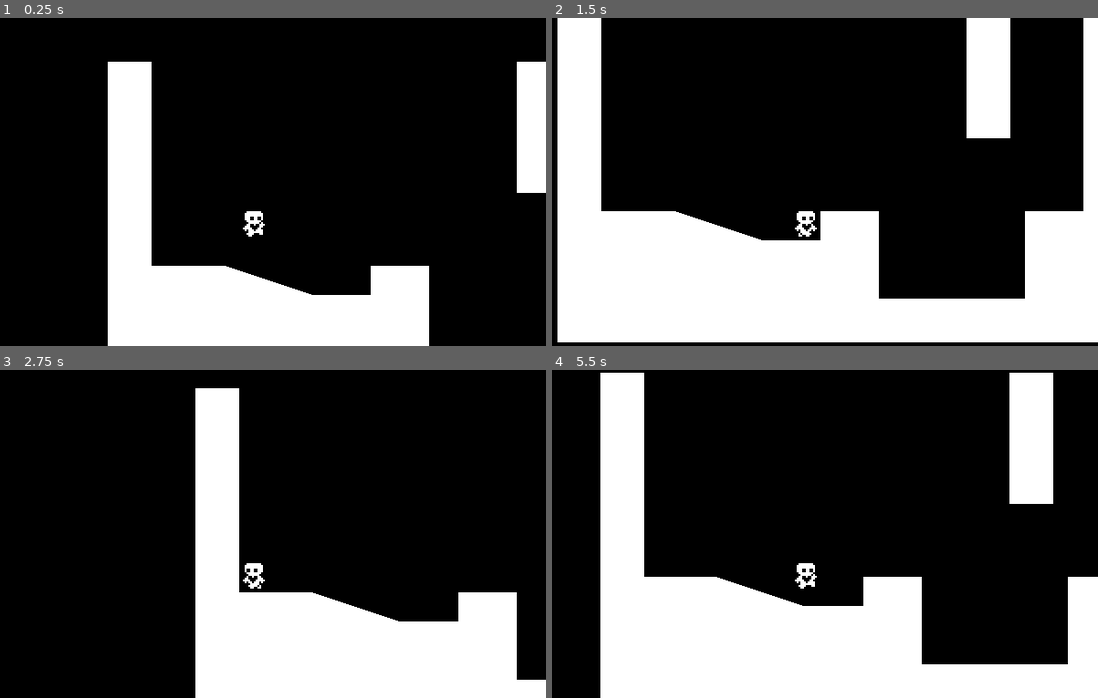
Above: before the commit, frames 1-4 (two rows, left to right).
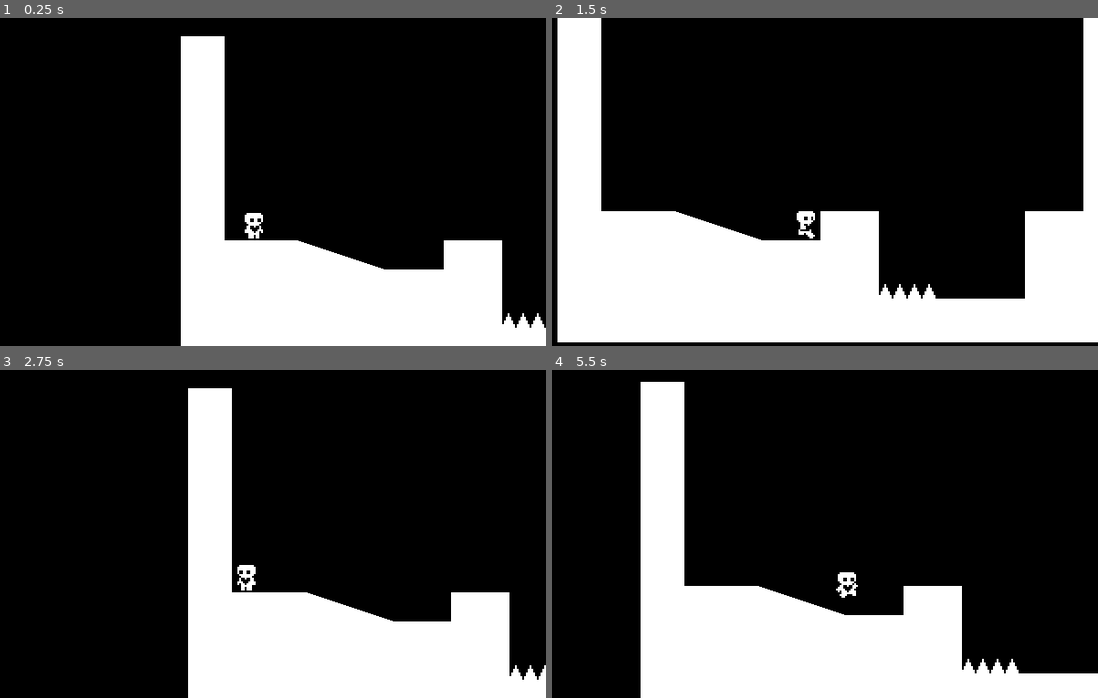
Above: after the commit, the same moments.

Repository: rickywid/Godot-Heart-Platformer
Game: Godot game, scene res://world.tscn
Two runs of this game, one before a commit and one after it. Both use one fixed random seed, a clock stepped at 60 frames per second and the inputs below.
Inputs:
- Up to frame 1 (0.25 s): no input
- Up to frame 2 (1.5 s): tap Enter (ui_accept) at 0.5, 0.77 s; hold Right (ui_right) from 0.53 s (still down)
- Up to frame 3 (2.75 s): tap Enter (ui_accept) at 1.52, 2 s; release Right (ui_right) at 2.03 s; hold Left (ui_left) from 2.03 s (still down)
- Up to frame 4 (5.5 s): release Left (ui_left) at 2.78 s; hold Right (ui_right) 2.78-4.28 s; tap Enter (ui_accept) at 3.02, 3.77, 4.25, 4.52 s; hold Left (ui_left) 4.28-5.03 s; hold Right (ui_right) from 5.03 s (still down)

The runs differ from the first frame. In frame 1, 24% of the frame differs, in the area x 19-100%, y 5-100%; in frame 2, 3.3%; in frame 3, 2.9%; in frame 4, 21%.

Commit message:
add hazards and collisions

Diff:
--- /dev/null
+++ b/hazard_area.tscn
@@ -0,0 +1,3 @@
+[gd_scene format=3 uid="uid://col85kwl24y0o"]
+
+[node name="HazardArea" type="Area2D"]
--- a/player.gd
+++ b/player.gd
@@ -9,6 +9,7 @@
 
 @onready var animated_sprite_2d = $AnimatedSprite2D
 @onready var coyote_jump_timer = $CoyoteJumpTimer
+@onready var starting_position = global_position
 
 func _physics_process(delta):
 	var input_axis = Input.get_axis("ui_left", "ui_right")
@@ -49,7 +50,7 @@
 	if is_on_floor() or coyote_jump_timer.time_left > 0.0:
 		if Input.is_action_just_pressed("ui_up"):
 			velocity.y = movement_data.jump_velocity
-	if not is_on_floor():
+	elif not is_on_floor():
 		if Input.is_action_just_released("ui_up") and velocity.y < movement_data.jump_velocity / 2:
 			velocity.y = movement_data.jump_velocity / 2
 		if Input.is_action_just_pressed("ui_up") and air_jump and not just_wall_jumped:
@@ -86,3 +87,7 @@
 
 	if not is_on_floor():
 		animated_sprite_2d.play("jump")
+
+
+func _on_hazard_detector_area_entered(area):
+	global_position = starting_position
--- a/player.tscn
+++ b/player.tscn
@@ -81,7 +81,11 @@
 "speed": 10.0
 }]
 
+[sub_resource type="RectangleShape2D" id="RectangleShape2D_60ujh"]
+size = Vector2(10, 13)
+
 [node name="Player" type="CharacterBody2D"]
+collision_layer = 2
 floor_constant_speed = true
 script = ExtResource("1_qf8yh")
 movement_data = ExtResource("2_6ns4v")
@@ -97,8 +101,20 @@
 animation = &"jump"
 
 [node name="CoyoteJumpTimer" type="Timer" parent="."]
-wait_time = 0.04
+wait_time = 0.1
 one_shot = true
 
 [node name="Camera2D" type="Camera2D" parent="."]
 position = Vector2(0, -32)
+position_smoothing_enabled = true
+position_smoothing_speed = 10.0
+
+[node name="HazardDetector" type="Area2D" parent="."]
+collision_layer = 0
+collision_mask = 4
+
+[node name="CollisionShape2D" type="CollisionShape2D" parent="HazardDetector"]
+position = Vector2(0, -9.5)
+shape = SubResource("RectangleShape2D_60ujh")
+
+[connection signal="area_entered" from="HazardDetector" to="." method="_on_hazard_detector_area_entered"]
--- a/project.godot
+++ b/project.godot
@@ -23,6 +23,12 @@
 window/size/window_height_override=720
 window/stretch/mode="canvas_items"
 
+[layer_names]
+
+2d_physics/layer_1="World"
+2d_physics/layer_2="Player"
+2d_physics/layer_3="Hazards"
+
 [rendering]
 
 textures/canvas_textures/default_texture_filter=0
--- /dev/null
+++ b/spikes.tscn
@@ -0,0 +1,20 @@
+[gd_scene load_steps=3 format=3 uid="uid://d4ex8mwms2l7y"]
+
+[ext_resource type="Texture2D" uid="uid://ytmi1neol3mh" path="res://assets/spikes.png" id="1_4ln3i"]
+[ext_resource type="PackedScene" uid="uid://col85kwl24y0o" path="res://hazard_area.tscn" id="2_qgw5x"]
+
+[node name="Spikes" type="Node2D"]
+
+[node name="Sprite2D" type="Sprite2D" parent="."]
+texture = ExtResource("1_4ln3i")
+
+[node name="HazardArea" parent="." instance=ExtResource("2_qgw5x")]
+collision_layer = 4
+collision_mask = 0
+
+[node name="CollisionPolygon2D" type="CollisionPolygon2D" parent="HazardArea"]
+polygon = PackedVector2Array(-8, 8, -5, 2, -4, 2, -1, 8)
+
+[node name="CollisionPolygon2D2" type="CollisionPolygon2D" parent="HazardArea"]
+position = Vector2(8, 0)
+polygon = PackedVector2Array(-8, 8, -5, 2, -4, 2, -1, 8)
--- a/world.tscn
+++ b/world.tscn
@@ -1,15 +1,17 @@
-[gd_scene load_steps=4 format=3 uid="uid://1nltgtrvv276"]
+[gd_scene load_steps=5 format=3 uid="uid://1nltgtrvv276"]
 
 [ext_resource type="Script" path="res://world.gd" id="1_xyahs"]
 [ext_resource type="PackedScene" uid="uid://c6mvnwm6uk5os" path="res://player.tscn" id="2_ulqrm"]
+[ext_resource type="PackedScene" uid="uid://d4ex8mwms2l7y" path="res://spikes.tscn" id="3_tlf1a"]
 
 [sub_resource type="RectangleShape2D" id="RectangleShape2D_drkiu"]
-size = Vector2(24, 72)
+size = Vector2(16, 72)
 
 [node name="World" type="Node2D"]
 script = ExtResource("1_xyahs")
 
 [node name="StaticBody2D" type="StaticBody2D" parent="."]
+collision_mask = 0
 
 [node name="CollisionPolygon2D" type="CollisionPolygon2D" parent="StaticBody2D"]
 polygon = PackedVector2Array(0, 0, 24, 0, 24, 112, 64, 112, 112, 128, 144, 128, 144, 112, 176, 112, 176, 160, 256, 160, 256, 112, 288, 112, 288, 0, 320, 0, 320, 184, 0, 184)
@@ -17,16 +19,17 @@
 [node name="Polygon2D" type="Polygon2D" parent="StaticBody2D/CollisionPolygon2D"]
 
 [node name="Player" parent="." instance=ExtResource("2_ulqrm")]
-position = Vector2(80, 72)
+position = Vector2(40, 112)
 
 [node name="StaticBody2D2" type="StaticBody2D" parent="."]
+collision_mask = 0
 
 [node name="CollisionShape2D" type="CollisionShape2D" parent="StaticBody2D2"]
-position = Vector2(236, 36)
+position = Vector2(256, 36)
 shape = SubResource("RectangleShape2D_drkiu")
 
-[node name="ColorRect" type="ColorRect" parent="StaticBody2D2/CollisionShape2D"]
-offset_left = -12.0
-offset_top = -36.0
-offset_right = 12.0
-offset_bottom = 36.0
+[node name="Spikes" parent="." instance=ExtResource("3_tlf1a")]
+position = Vector2(184, 152)
+
+[node name="Spikes2" parent="." instance=ExtResource("3_tlf1a")]
+position = Vector2(200, 152)
Not shown: 1 places in player.tscn that only renumber resources
